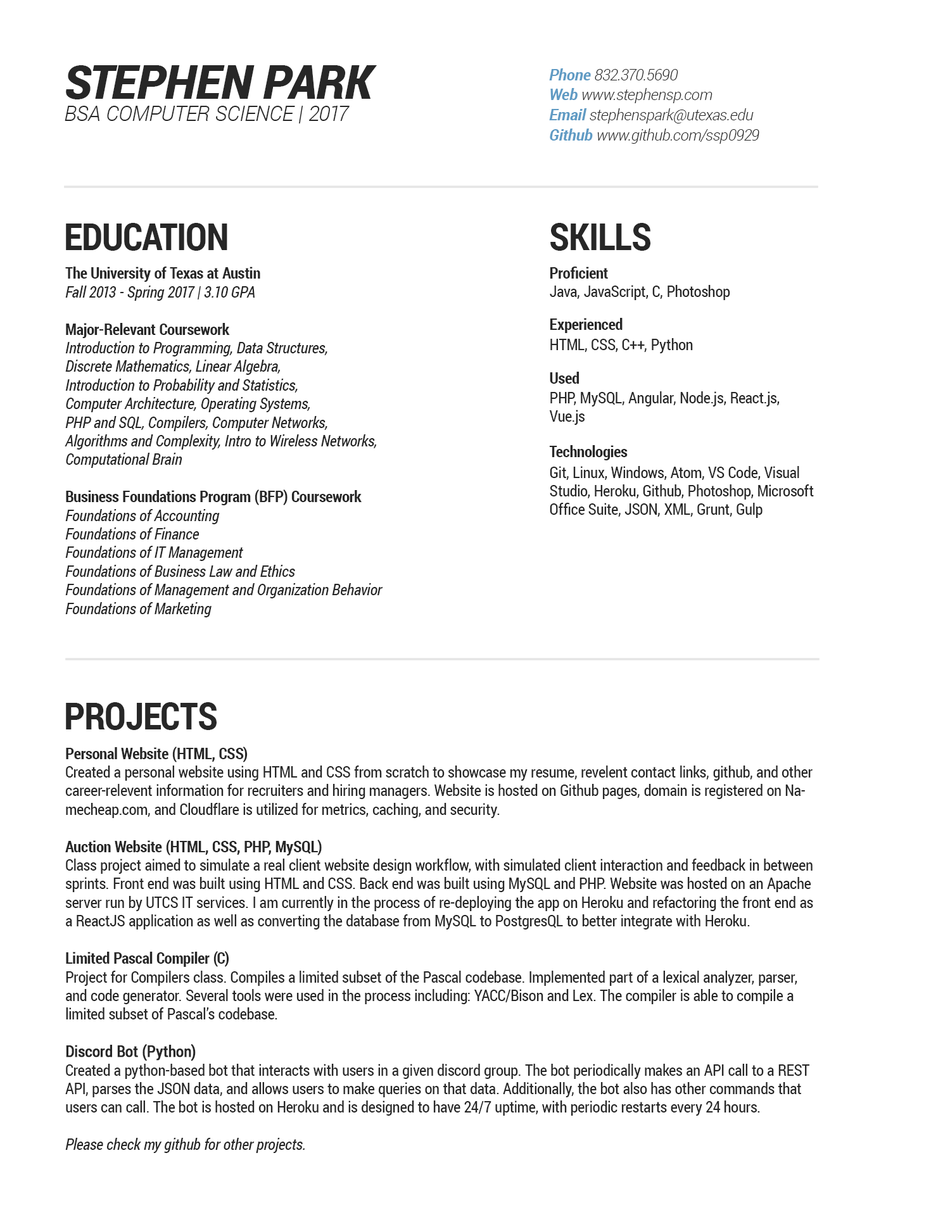
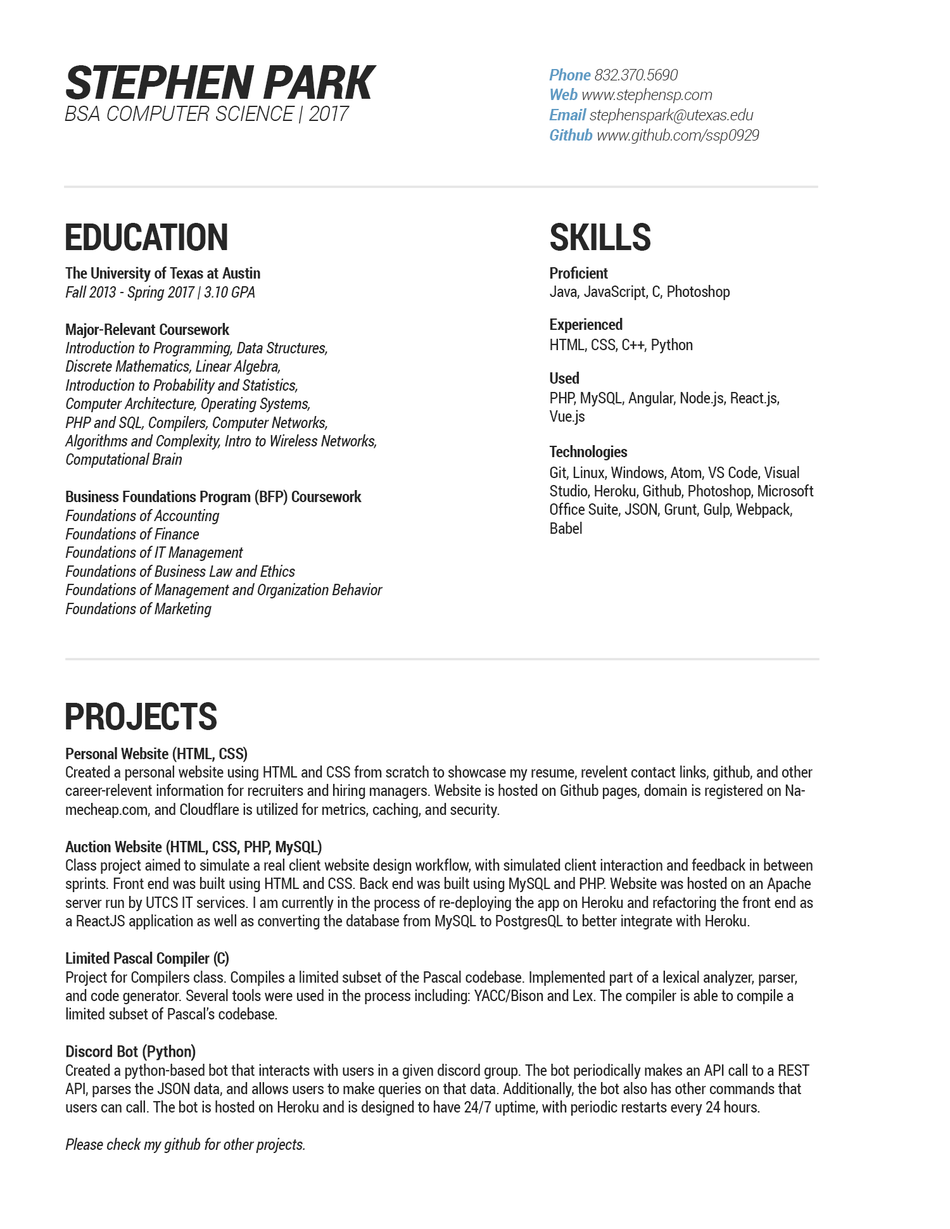
The second 950x1229 image is a revision of the first. Changes to its layers:
renamed "Layer 2" to "Layer 3", showed it, painted on it over [550,502,793,534]
hid group "Horizontal Dividers" (2 layers) over [550,502,793,534]
hid group "Skills" (9 layers) over [550,502,793,534]
painted on "Git, Linux, Windows, Atom, VS Code, Visual Studio, Heroku, Gith" over [550,502,793,534]
hid "Background copy 2" over [550,502,793,534]
